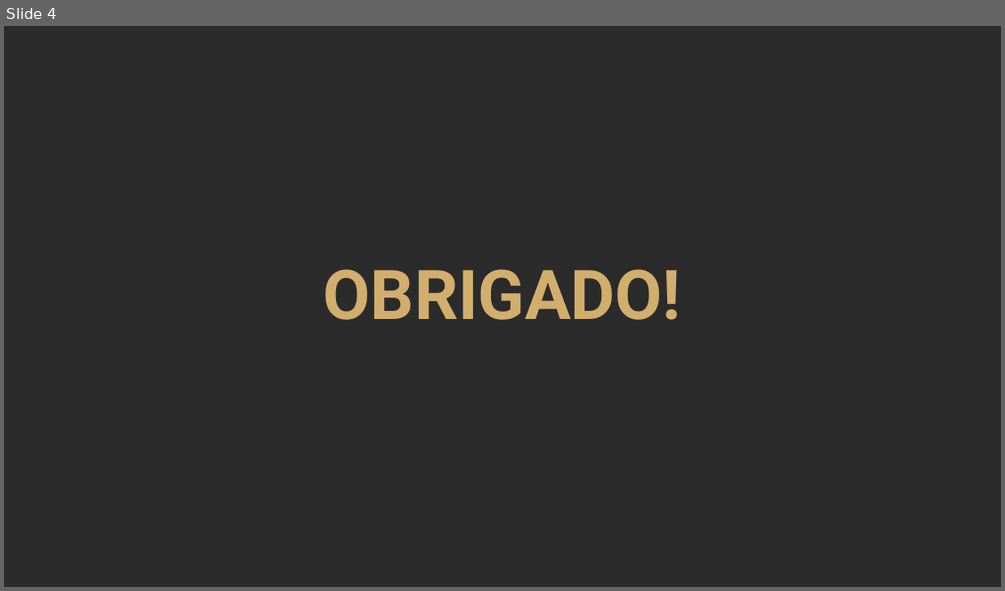
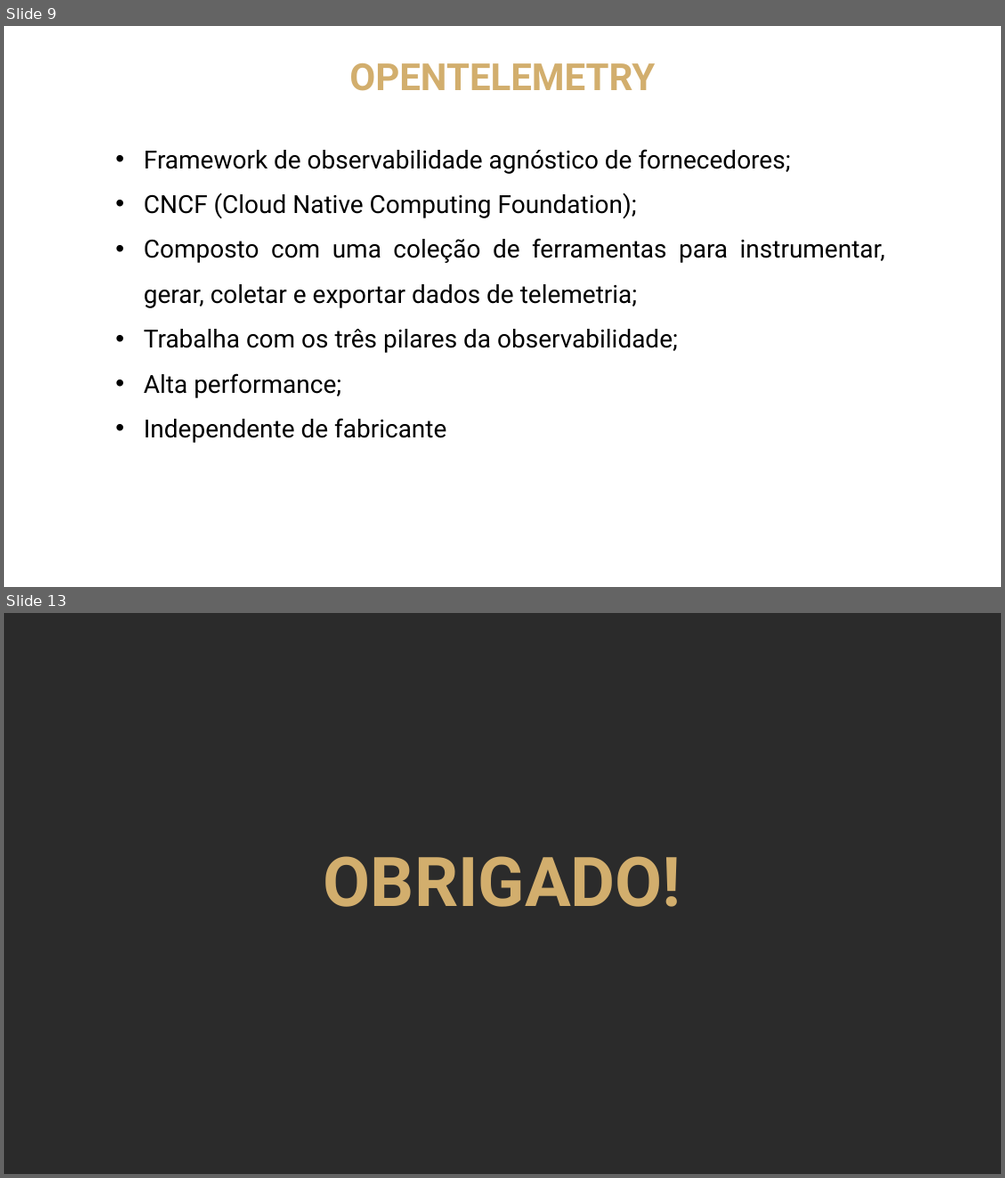
Before and after one commit to MicaelCosta/Observability, a slide deck: infra/template_apresentacao_autoware.pptx. Shown one above the other, each under a label of ours: slide 4 before the commit, slides 9 and 13 after it; the slides between them are not shown. The pictures are 1005x591 and 1005x1178 pixels, drawn with LibreOffice and Linux fonts; fonts in the diff are those of the drawing; background and template pictures are left out; a plain dark background stands for a picture behind light text. Boxes give left, top, right and bottom in pixels: in the first picture for what was removed or moved away, otherwise in the second. Text is boxed around its words. In the diff, an @@ line names an element or a change of style, - is before the commit and + after.

```diff
--- a/infra/template_apresentacao_autoware.pptx
+++ b/infra/template_apresentacao_autoware.pptx
@@ slide 9 added at (4,26,1001,587), background picture (left out) @@
@@ text added at (349,63,655,91), 36 pt, text #D2AE6D, bold @@
+OPENTELEMETRY
@@ text added at (144,149,885,443), 24 pt, text #000000 @@
+• Framework de observabilidade agnóstico de fornecedores;
+• CNCF (Cloud Native Computing Foundation);
+• Composto com uma coleção de ferramentas para instrumentar, gerar, coletar e exportar dados de telemetria;
+• Trabalha com os três pilares da observabilidade;
+• Alta performance;
+• Independente de fabricante
@@ what was slide 4 is now slide 13 @@
```
Also in this commit, not shown: 1 slide changed, 10 other slides added, 2 slides removed, 1 other file.
